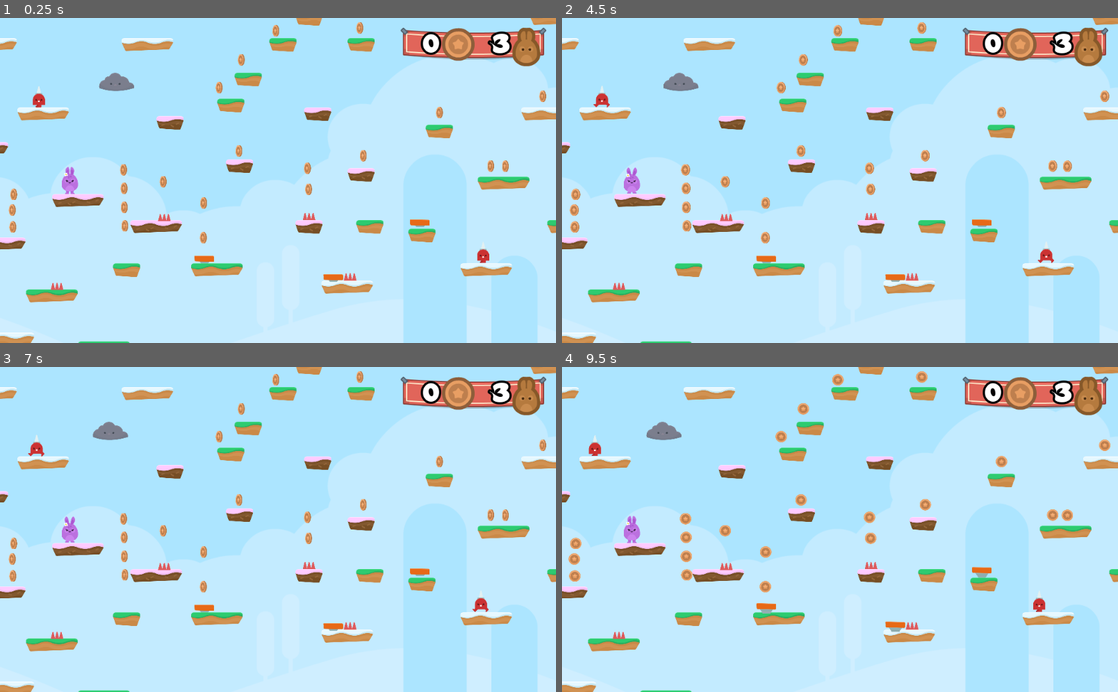
Above: before the commit, frames 1-4 (two rows, left to right).
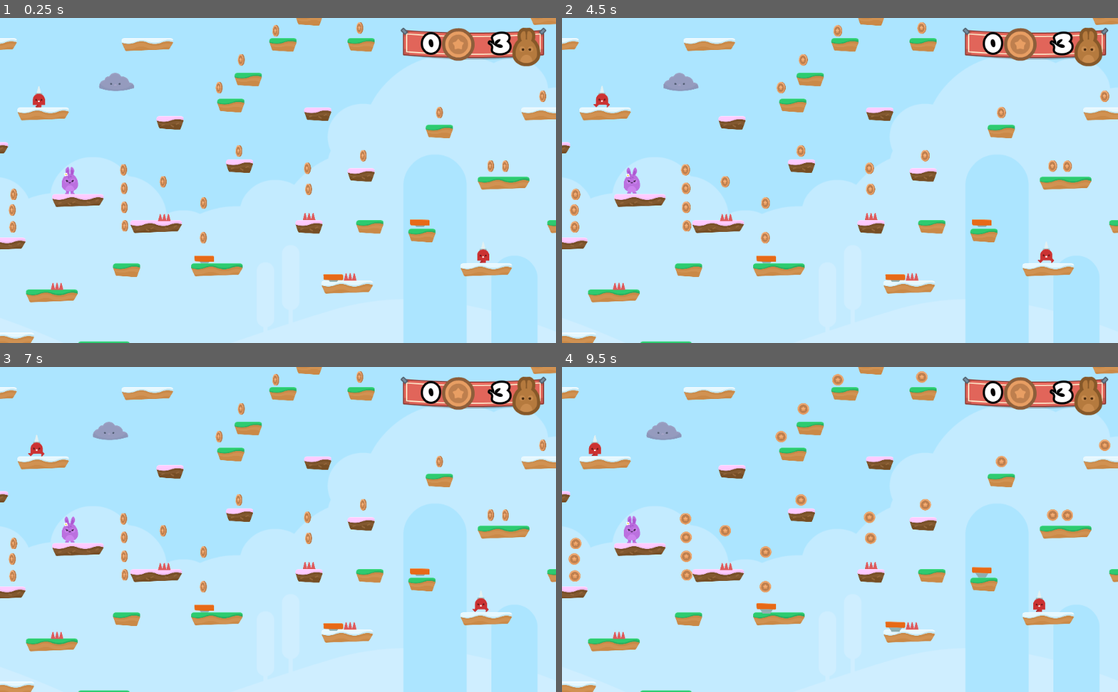
Above: after the commit, the same moments.

Repository: sandoche/Godot-learning-udemy
Game: Godot game, scene res://Levels/Level1.tscn
Same seed, same stepped clock (60 frames per second), same inputs: the game is played once before the commit and once after it.
Inputs (mouse positions are in pixels of both pictures, inside the frame that each line leads up to):
- Up to frame 1 (0.25 s): no input
- Up to frame 2 (4.5 s): hold D (right) 0.53-2.03 s; tap Z (jump) at 0.77, 1.52, 3.02, 3.77 s; hold Q (left) 2.03-2.78 s; hold D (right) 2.78-4.25 s; click (751, 226) at 4.25 s
- Up to frame 3 (7 s): hold Q (left) 5.03-5.78 s; tap Z (jump) at 5.27 s; hold D (right) 5.78-6.5 s; click (189, 575) at 6.5 s
- Up to frame 4 (9.5 s): hold Q (left) 7.28-8.75 s; tap Z (jump) at 7.52, 8.27 s; click (751, 575) at 8.75 s

The runs differ from the first frame. In frame 1, 0.2% of the frame differs, in the area x 17-25%, y 16-23%; in frame 2, 0.2%; in frame 3, 0.2%; in frame 4, 0.2%, in the area x 15-22%, y 16-23%.

Commit message:
:sparkles: Adding timeout to lighning

Diff:
--- /dev/null
+++ b/HoppyDays/NPCs/Cloud.gd
@@ -0,0 +1,17 @@
+extends Node2D
+
+var timeout = false
+
+func _process(delta):
+	if $Sprite/RayCast2D.is_colliding():
+		fire()
+
+func fire():
+	if not timeout:
+		$Sprite/RayCast2D.add_child(load("res://NPCs/Lightning.tscn").instance())
+		$Sprite/Timer.start()
+		timeout = true
+
+
+func _on_Timer_timeout():
+	timeout = false
--- a/HoppyDays/NPCs/Cloud.tscn
+++ b/HoppyDays/NPCs/Cloud.tscn
@@ -1,6 +1,7 @@
-[gd_scene load_steps=3 format=2]
+[gd_scene load_steps=4 format=2]
 
 [ext_resource path="res://GFX/Enemies/cloud.png" type="Texture" id=1]
+[ext_resource path="res://NPCs/Cloud.gd" type="Script" id=2]
 
 [sub_resource type="Animation" id=1]
 resource_name = "CloudDrift"
@@ -21,12 +22,14 @@
 }
 
 [node name="Cloud" type="Node2D"]
+script = ExtResource( 2 )
 
 [node name="Sprite" type="Sprite" parent="."]
-modulate = Color( 0.545098, 0.52549, 0.584314, 1 )
+self_modulate = Color( 0.658824, 0.647059, 0.784314, 1 )
 texture = ExtResource( 1 )
 
 [node name="Timer" type="Timer" parent="Sprite"]
+one_shot = true
 
 [node name="RayCast2D" type="RayCast2D" parent="Sprite"]
 position = Vector2( 0, 60 )
@@ -36,3 +39,5 @@
 [node name="AnimationPlayer" type="AnimationPlayer" parent="Sprite"]
 autoplay = "CloudDrift"
 anims/CloudDrift = SubResource( 1 )
+
+[connection signal="timeout" from="Sprite/Timer" to="." method="_on_Timer_timeout"]
--- /dev/null
+++ b/HoppyDays/NPCs/Lightning.gd
@@ -0,0 +1,5 @@
+extends Node2D
+
+func _ready():
+	set_as_toplevel(true)
+	global_position = get_parent().global_position
--- a/HoppyDays/NPCs/Lightning.tscn
+++ b/HoppyDays/NPCs/Lightning.tscn
@@ -1,7 +1,8 @@
-[gd_scene load_steps=5 format=2]
+[gd_scene load_steps=6 format=2]
 
 [ext_resource path="res://GFX/Particles/lighting_blue.png" type="Texture" id=1]
 [ext_resource path="res://GFX/Particles/lighting_yellow.png" type="Texture" id=2]
+[ext_resource path="res://NPCs/Lightning.gd" type="Script" id=3]
 
 [sub_resource type="SpriteFrames" id=1]
 animations = [ {
@@ -15,6 +16,7 @@
 extents = Vector2( 27.3614, 57.9996 )
 
 [node name="Lightning" type="Node2D"]
+script = ExtResource( 3 )
 
 [node name="Area2D" type="Area2D" parent="."]
 collision_layer = 4
